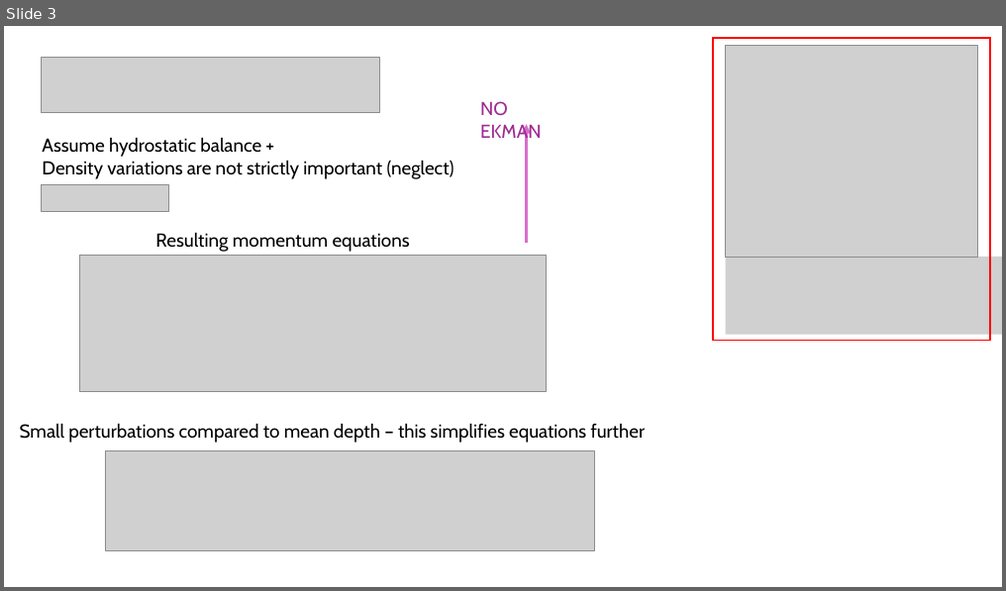
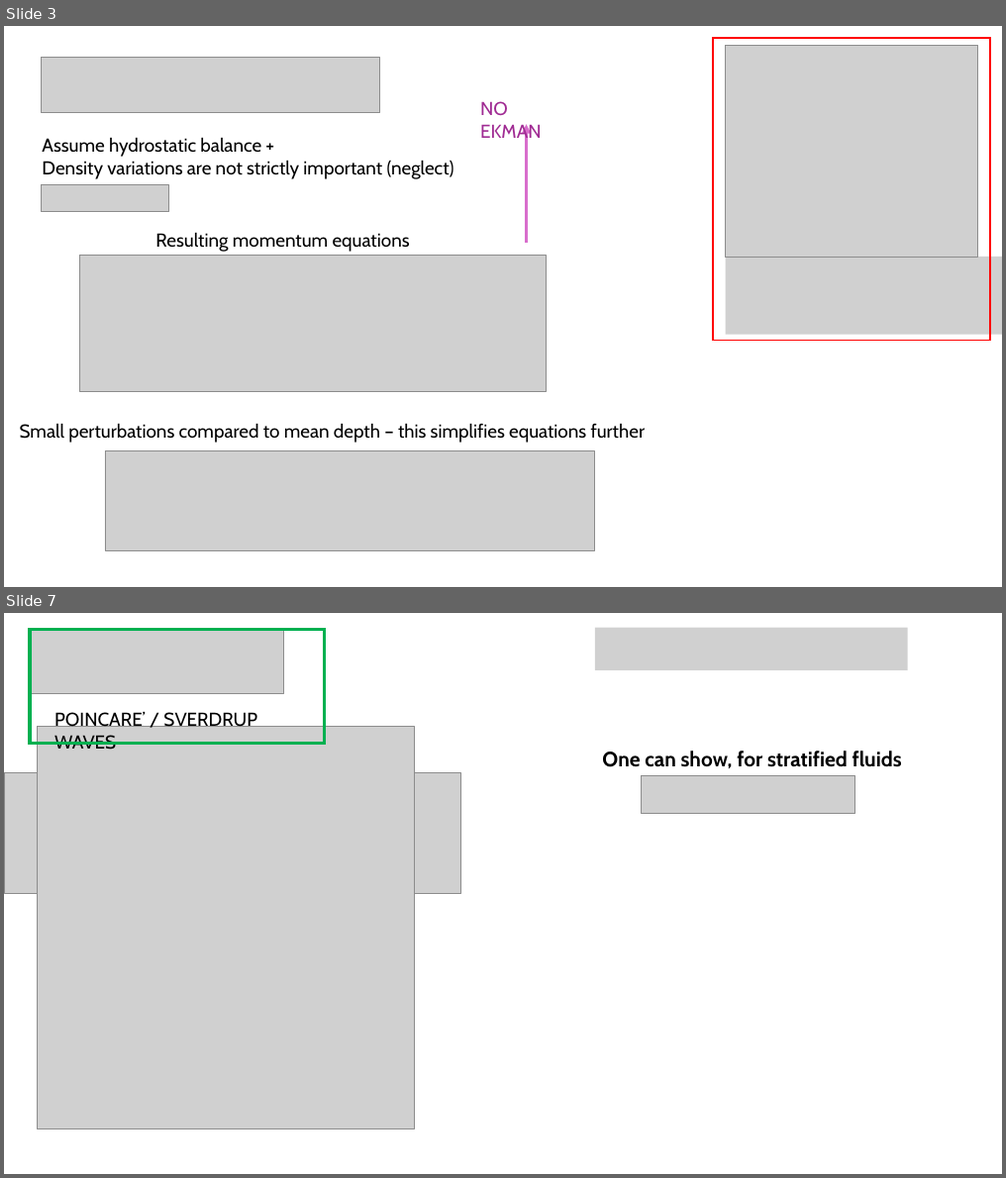
Before and after one commit to meteorologopazzo/meteorologopazzo, a slide deck: waves_presentation/waves.pptx. Shown one above the other, each under a label of ours: slide 3 before the commit, slides 3 and 7 after it; the slides between them are not shown. The pictures are 1006x591 and 1006x1178 pixels, drawn with LibreOffice and Linux fonts; fonts in the diff are those of the drawing; grey boxes stand for pictures. Boxes give left, top, right and bottom in pixels: in the first picture for what was removed or moved away, otherwise in the second. Text is boxed around its words. In the diff, an @@ line names an element or a change of style, - is before the commit and + after.

```diff
--- a/waves_presentation/waves.pptx
+++ b/waves_presentation/waves.pptx
@@ slide 7 added at [4, 613, 1002, 1174], background #FFFFFF @@
@@ picture added at [30, 630, 282, 694] @@
@@ rectangle added at [30, 630, 324, 744], outline #00B050 3 pt @@
@@ picture added at [595, 627, 908, 669] @@
@@ picture added at [37, 726, 414, 1129] @@
@@ text added at [54, 710, 257, 750], 18 pt, text #000000 @@
+POINCARE’ / SVERDRUP WAVES
@@ text added at [602, 751, 902, 768], 20 pt, text #000000, bold @@
+One can show, for stratified fluids
@@ picture added at [4, 773, 460, 894] @@
@@ picture added at [642, 775, 855, 814] @@
```
Also in this commit, not shown: 4 slides changed, 6 other slides added, 1 slide removed.
